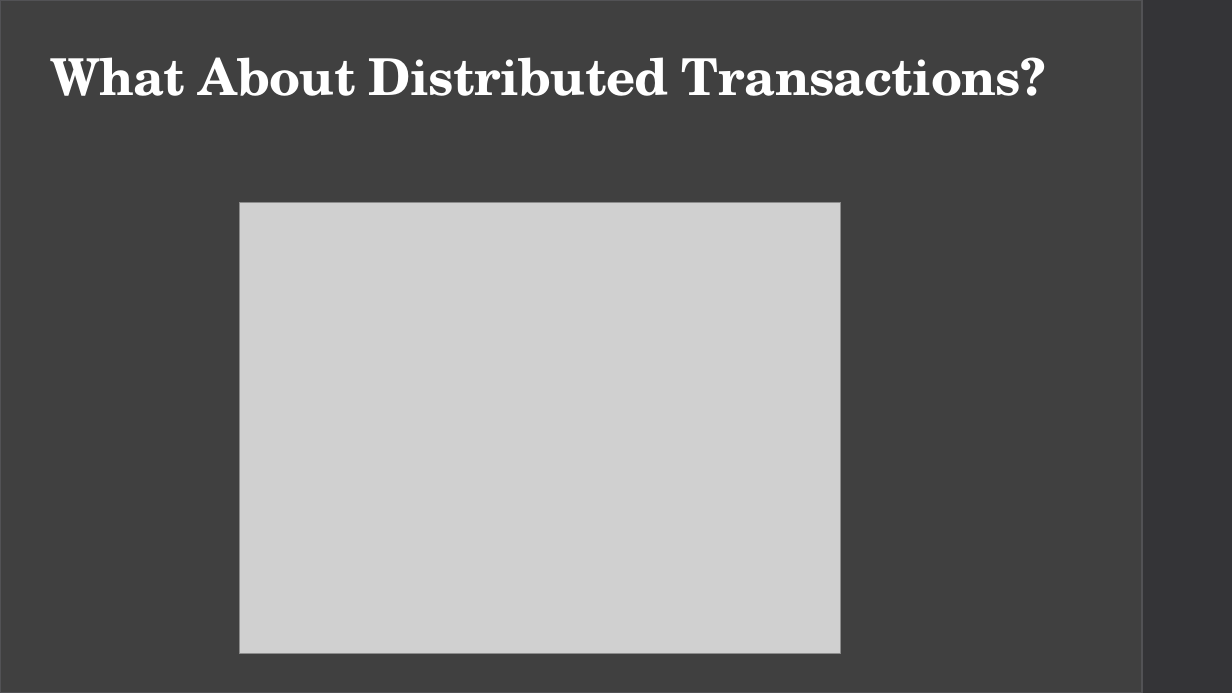
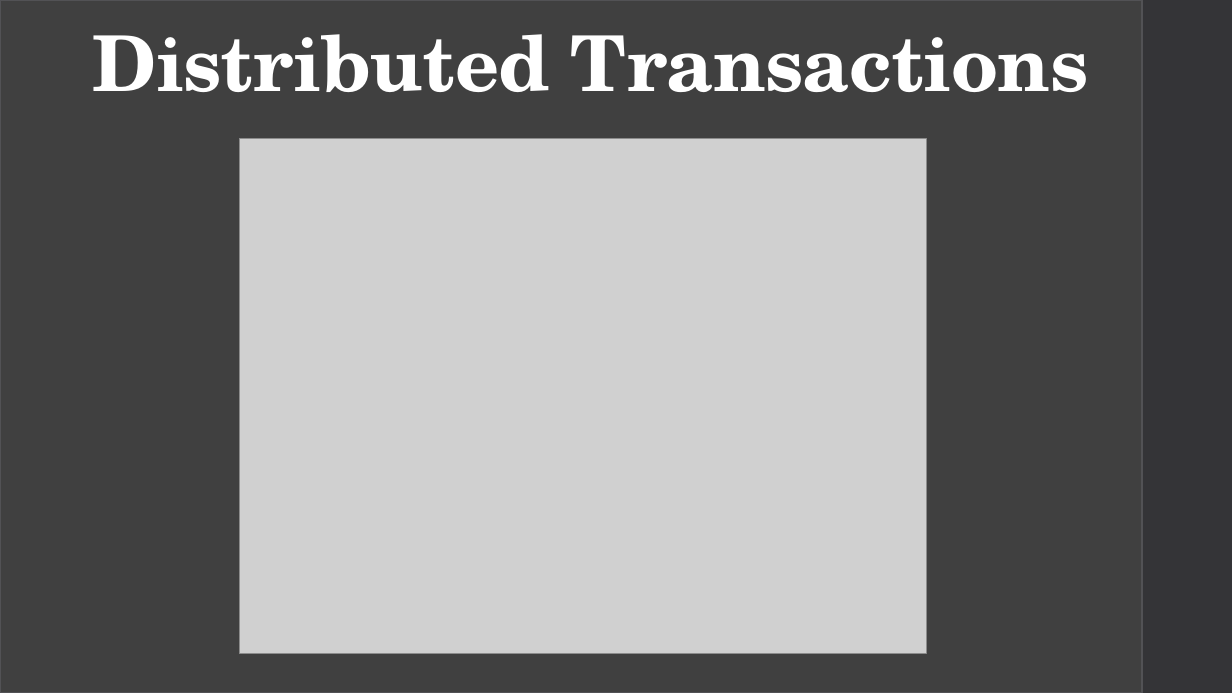
Before and after one commit to CaitieM20/DotNetConf, a slide deck: slide 33 of Patterns & Best Practices For Moving From RDBMS to Azure Storage.pptx. Drawn at 1232x693 pixels with LibreOffice and Linux fonts; fonts in the diff are those of the drawing; grey boxes stand for pictures. Boxes give left, top, right and bottom in pixels: in the first picture for what was removed or moved away, otherwise in the second. Text is boxed around its words. In the diff, an @@ line names an element or a change of style, - is before the commit and + after.

```diff
--- a/Patterns & Best Practices For Moving From RDBMS to Azure Storage.pptx
+++ b/Patterns & Best Practices For Moving From RDBMS to Azure Storage.pptx
@@ title at (93, 34, 1089, 92): text changed; size 39.6 to 60 pt @@
-What About Distributed Transactions?
+Distributed Transactions
@@ picture: place and size @@
-picture at (239, 202, 841, 653)
+picture at (239, 139, 926, 654)
```
Also in this commit, not shown: 8 other slides changed, 11 slides added, 4 slides removed.
